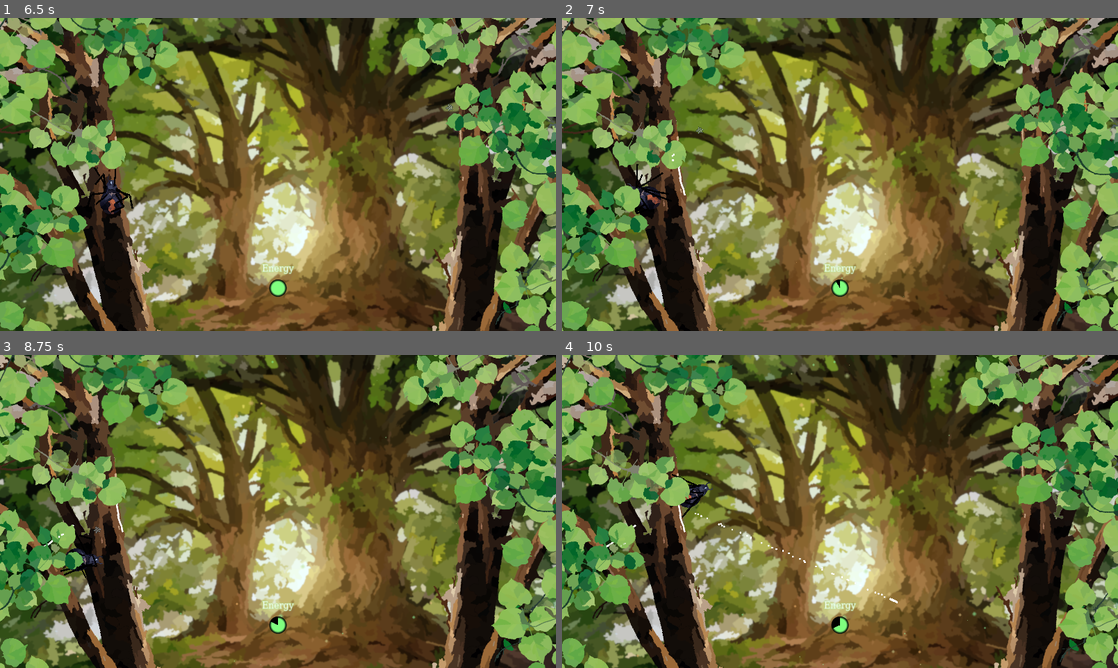
Above: before the commit, frames 1-4 (two rows, left to right).
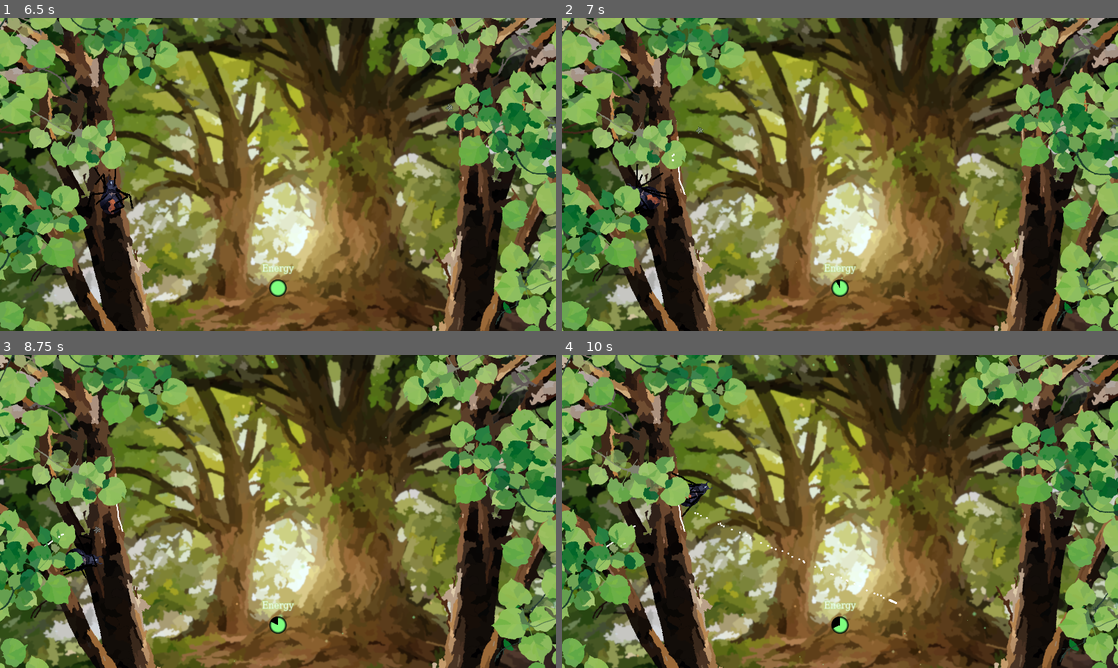
Above: after the commit, the same moments.

Repository: InRe-Dan/ld56
Game: Godot game, scene res://menus/main_menu.tscn
The game is run twice, just before and just after one commit, with the same random seed, the same clock (stepped at 60 frames per second) and the same inputs.
Inputs (mouse positions are in pixels of both pictures, inside the frame that each line leads up to):
- Up to frame 1 (6.5 s): click "PLAY" at 0.5 s; move the mouse to (400, 158) at 1.27 s; hold D (move_right) 1.28-2.03 s; hold Right mouse button (destroy_web) 1.28-2.03 s; tap Space (jump) at 1.52, 2.27, 3.77, 4.52 s; move the mouse to (166, 190) at 2.02 s; hold S (move_down) 2.03-2.78 s; click (166, 190) at 2.1 s; move the mouse to (333, 105) at 2.77 s; hold D (move_right) 2.78-3.53 s; hold Right mouse button (destroy_web) 2.78-3.53 s; move the mouse to (250, 237) at 3.52 s; hold W (move_up) 3.53-4.28 s; click (250, 237) at 3.6 s; tap Enter at 4.25 s; move the mouse to (444, 221) at 4.27 s; hold A (move_left) 4.28-5 s; hold Right mouse button (destroy_web) 4.28-5 s; click "MENU" at 5 s; click "PLAY" at 5.75 s
- Up to frame 2 (7 s): move the mouse to (673, 127) at 6.52 s; hold A (move_left) from 6.53 s (still down); click (673, 127) at 6.6 s; tap Space (jump) at 6.77 s
- Up to frame 3 (8.75 s): move the mouse to (305, 511) at 7.27 s; release A (move_left) at 7.28 s; hold S (move_down) 7.28-8.03 s; hold Right mouse button (destroy_web) 7.28-8.03 s; move the mouse to (194, 433) at 8.02 s; hold D (move_right) from 8.03 s (still down); click (194, 433) at 8.1 s; tap Space (jump) at 8.27 s
- Up to frame 4 (10 s): move the mouse to (962, 495) at 8.77 s; release D (move_right) at 8.78 s; hold W (move_up) 8.78-9.53 s; hold Right mouse button (destroy_web) 8.78-9.53 s; tap Space (jump) at 9.02, 9.77 s; move the mouse to (728, 527) at 9.52 s; hold D (move_right) from 9.53 s (still down); click (728, 527) at 9.6 s

Frame 1 is identical in both runs. In frame 2, less than 0.1% of the frame differs, in the area x 12-23%, y 47-62%; in frame 3, less than 0.1%; in frame 4, 0.2%, in the area x 7-61%, y 37-80%.

Commit message:
Visual changes

Diff:
--- a/insects/insect.gd
+++ b/insects/insect.gd
@@ -12,7 +12,7 @@
 var stuck_to : Web
 
 var anim_time_current : float = 0.0
-var anim_frame_time : float = 0.1
+var anim_frame_time : float = 0.08
 
 signal SPLAT(position)
 
--- a/web/web.gd
+++ b/web/web.gd
@@ -26,7 +26,7 @@
 # Spring parameters
 var resting_length : float = 0.0
 var stiffness: float = 8192.0
-var damping: float = 1024.0
+var damping: float = 2048.0
 var lifetime : float = 60
 
 var health : float = 1.0
@@ -90,7 +90,7 @@
 func _process(delta: float) -> void:
 	damage(delta * 1 / lifetime)
 	visual.default_color = damage_gradient.sample(health)
-	visual.width = width * health + 2.0
+	visual.width = width * health + 6.0
 
 
 ## Queues for deletion and removes itself from weblists
--- a/web/web.tscn
+++ b/web/web.tscn
@@ -18,7 +18,7 @@
 damage_gradient = SubResource("Gradient_arccy")
 
 [node name="VisualMask" type="Line2D" parent="."]
-width = 15.0
+width = 8.0
 texture = ExtResource("2_e76gi")
 texture_mode = 2
 joint_mode = 2
